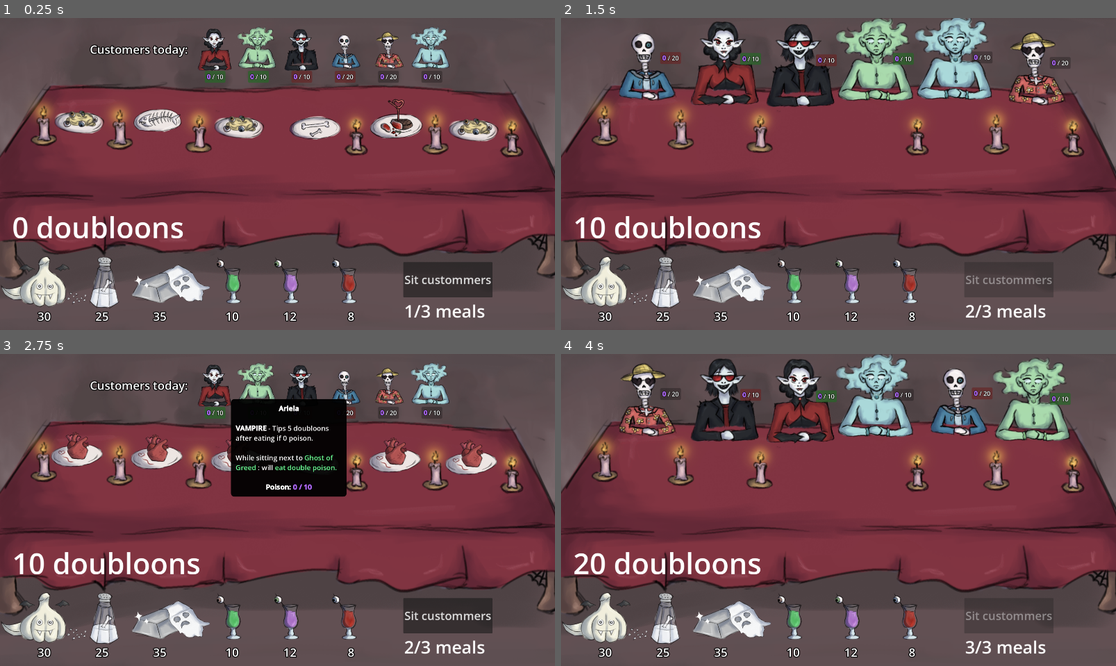
Above: before the commit, frames 1-4 (two rows, left to right).
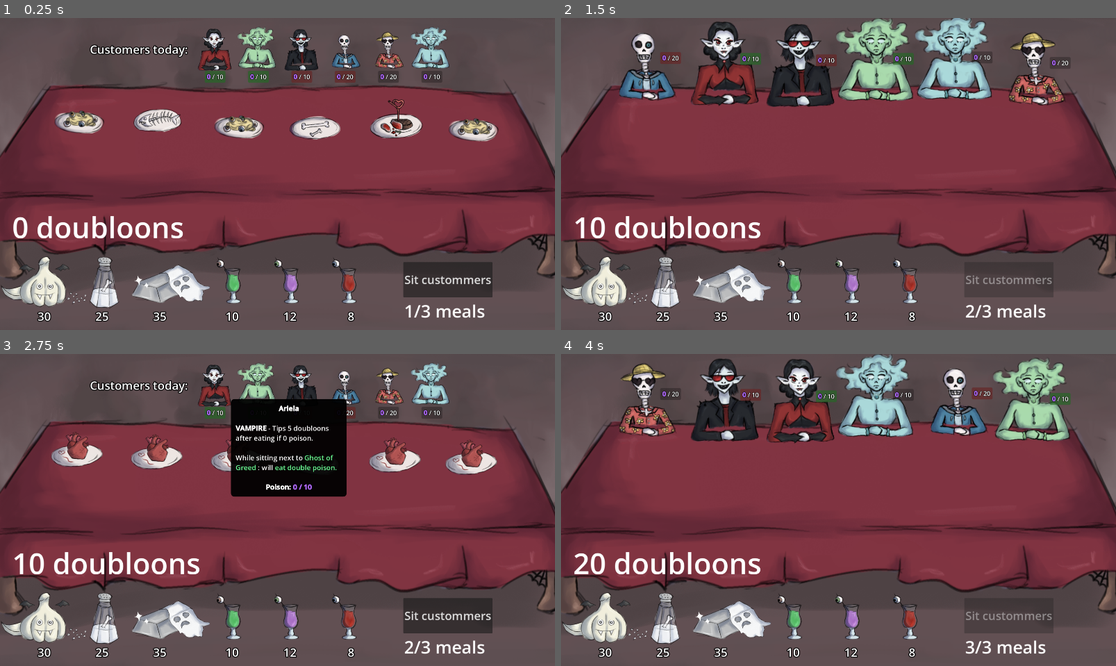
Above: after the commit, the same moments.

Repository: Henrique-Baumegger/godot-fims_food
Game: Godot game, scene res://scripts_and_scenes/main/main.tscn
The game is run twice, just before and just after one commit, with the same random seed, the same clock (stepped at 60 frames per second) and the same inputs.
Inputs (mouse positions are in pixels of both pictures, inside the frame that each line leads up to):
- Up to frame 1 (0.25 s): no input
- Up to frame 2 (1.5 s): click "Sit custommers" at 0.5 s; click "Finish meal" at 1.25 s
- Up to frame 3 (2.75 s): move the mouse to (210, 382) at 2.02 s; click (210, 382) at 2.1 s
- Up to frame 4 (4 s): click "Sit custommers" at 2.75 s; click "Finish meal" at 3.5 s

The runs differ from the first frame. In frame 1, 2.3% of the frame differs, in the area x 5-95%, y 26-45%; in frame 2, 2.3%; in frame 3, 2.2%; in frame 4, 2.3%.

Commit message:
readme update

Diff:
--- a/scripts_and_scenes/table/2_seat_table.tscn
+++ b/scripts_and_scenes/table/2_seat_table.tscn
@@ -8,10 +8,9 @@
 [node name="2SeatTable" type="Node2D" unique_id=1961462625]
 script = ExtResource("1_pjrlv")
 
-[node name="Table" parent="." unique_id=246802026 node_paths=PackedStringArray("food_markers", "customers_on_table_markers", "candle_sprites") instance=ExtResource("1_p6n2t")]
+[node name="Table" parent="." unique_id=246802026 node_paths=PackedStringArray("food_markers", "customers_on_table_markers") instance=ExtResource("1_p6n2t")]
 food_markers = [NodePath("FoodMarkers/FoodMarker1"), NodePath("FoodMarkers/FoodMarker2")]
 customers_on_table_markers = [NodePath("CustomerMarkers/CustomerMarker1"), NodePath("CustomerMarkers/CustomerMarker2")]
-candle_sprites = [NodePath("Candles/Candle1"), NodePath("Candles/Candle2"), NodePath("Candles/Candle3"), NodePath("Candles/Candle4")]
 
 [node name="Candles" type="Node2D" parent="Table" unique_id=688424681]
 
--- /dev/null
+++ b/scripts_and_scenes/table/candle.tscn
@@ -0,0 +1,3 @@
+[gd_scene format=3 uid="uid://cdxnwrltokqxu"]
+
+[node name="Candle" type="Node2D" unique_id=1496116338]
--- a/scripts_and_scenes/table/table.gd
+++ b/scripts_and_scenes/table/table.gd
@@ -20,9 +20,6 @@
 
 @export var food_markers : Array [Marker2D]
 @export var customers_on_table_markers : Array [Marker2D]
-
-@export var candle_sprites : Array [Sprite2D]
-@export var candle_textures : Array [Texture2D]
 
 var customers_on_list_markers : Array [Marker2D]
 
@@ -100,9 +97,6 @@
 
 	assert(food_markers.size() == customers_on_table_markers.size(), "food_markers and customers_on_table_markers exports must have same size")
 	assert(food_markers.size() == table_size, "table size and array sizes must match")
-
-	for spri in candle_sprites:
-		spri.texture = candle_textures.pick_random()
 
 
 func _new_round_of_food() -> void: #
Not shown, changed: ReadMe.md
